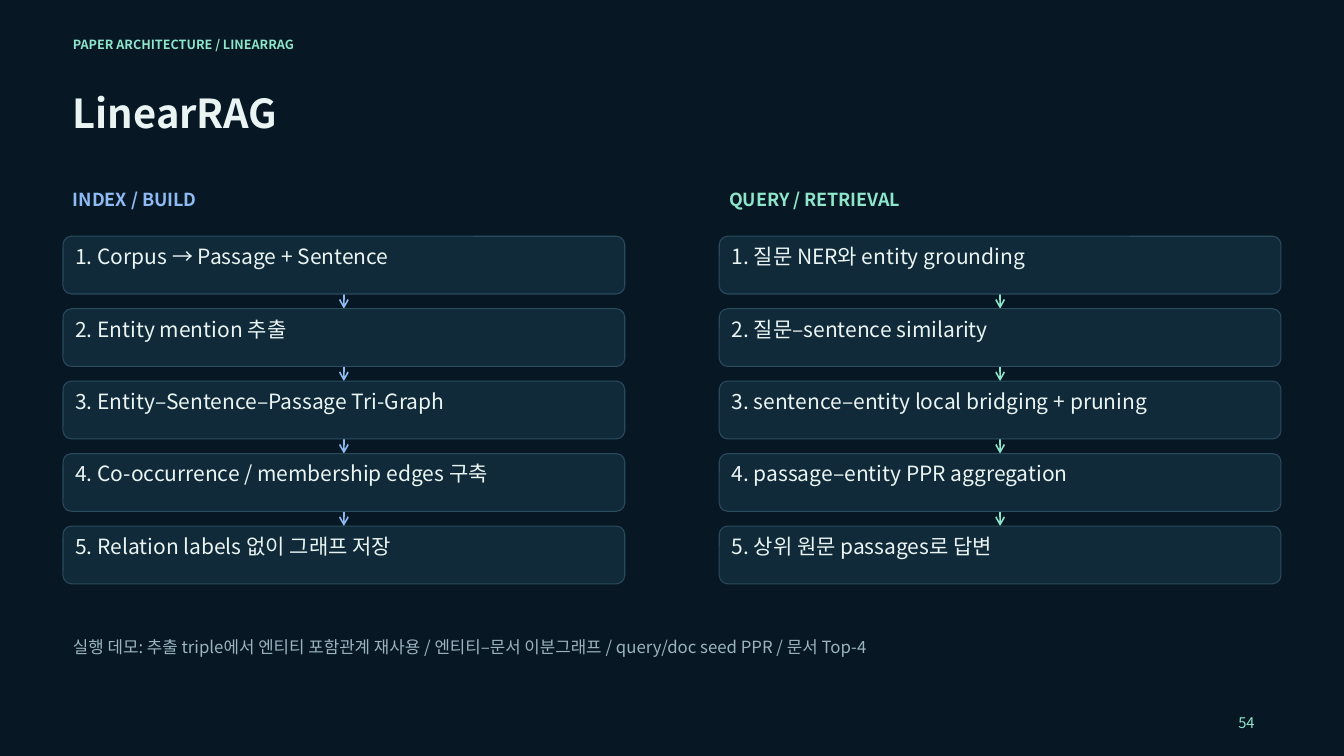
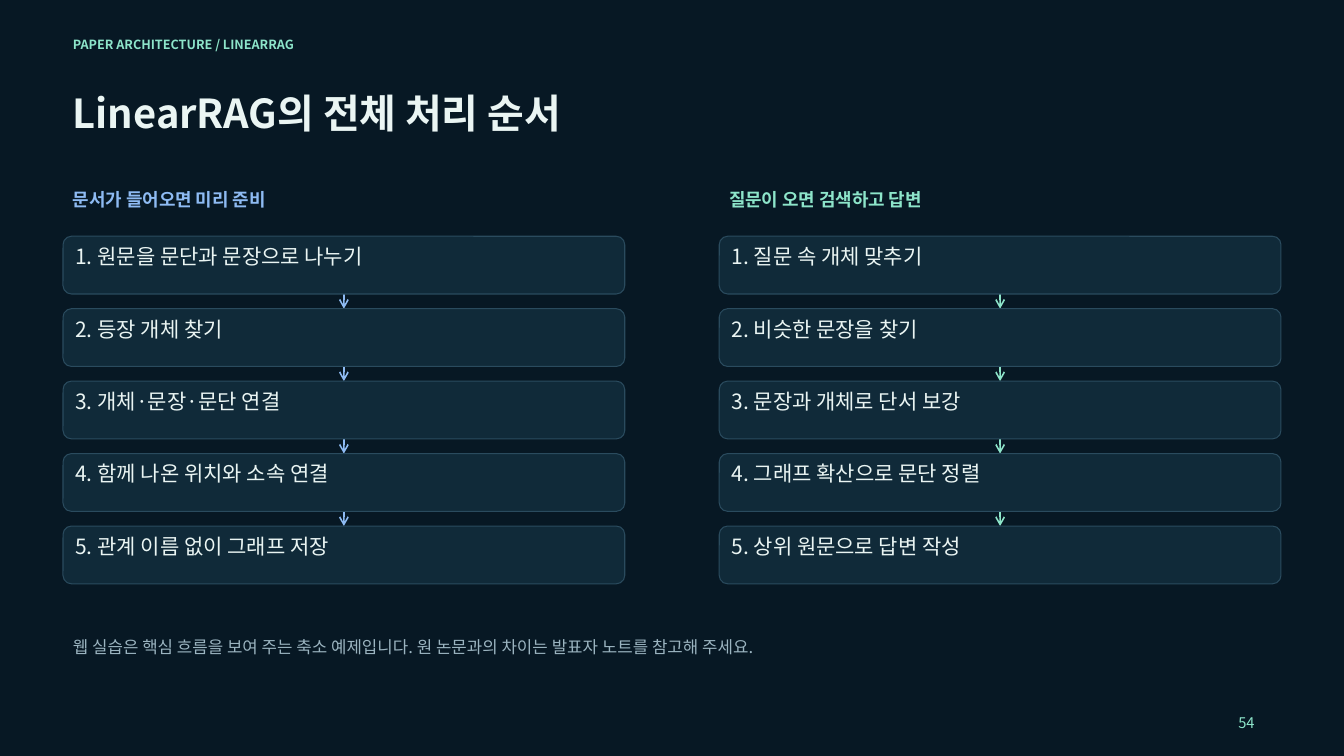
Before and after one commit to euiyulsong/graphrag-atlas, a slide deck: slide 54 of slides/GraphRAG_Atlas_Tech_Seminar.pptx. Drawn at 1344x756 pixels with LibreOffice and Linux fonts; fonts in the diff are those of the drawing. Boxes give left, top, right and bottom in pixels: in the first picture for what was removed or moved away, otherwise in the second. Text is boxed around its words. In the diff, an @@ line names an element or a change of style, - is before the commit and + after.

```diff
--- a/slides/GraphRAG_Atlas_Tech_Seminar.pptx
+++ b/slides/GraphRAG_Atlas_Tech_Seminar.pptx
@@ text at bbox=[73, 94, 561, 132]: text changed @@
-LinearRAG
+LinearRAG의 전체 처리 순서
@@ text at bbox=[73, 191, 266, 208]: text changed @@
-INDEX / BUILD
+문서가 들어오면 미리 준비
@@ text at bbox=[729, 191, 922, 208]: text changed @@
-QUERY / RETRIEVAL
+질문이 오면 검색하고 답변
@@ text in rounded rectangle at bbox=[75, 246, 363, 266]: text changed @@
-1. Corpus → Passage + Sentence
+1. 원문을 문단과 문장으로 나누기
@@ text in rounded rectangle at bbox=[732, 246, 922, 266]: text changed @@
-1. 질문 NER와 entity grounding
+1. 질문 속 개체 맞추기
@@ text in rounded rectangle at bbox=[75, 319, 223, 339]: text changed @@
-2. Entity mention 추출
+2. 등장 개체 찾기
@@ text in rounded rectangle at bbox=[732, 319, 918, 339]: text changed @@
-2. 질문–sentence similarity
+2. 비슷한 문장을 찾기
@@ text in rounded rectangle at bbox=[75, 391, 281, 411]: text changed @@
-3. Entity–Sentence–Passage Tri-Graph
+3. 개체·문장·문단 연결
@@ text in rounded rectangle at bbox=[732, 391, 961, 411]: text changed @@
-3. sentence–entity local bridging + pruning
+3. 문장과 개체로 단서 보강
@@ text in rounded rectangle at bbox=[75, 463, 329, 483]: text changed @@
-4. Co-occurrence / membership edges 구축
+4. 함께 나온 위치와 소속 연결
@@ text in rounded rectangle at bbox=[732, 463, 981, 483]: text changed @@
-4. passage–entity PPR aggregation
+4. 그래프 확산으로 문단 정렬
@@ text in rounded rectangle at bbox=[75, 536, 329, 556]: text changed @@
-5. Relation labels 없이 그래프 저장
+5. 관계 이름 없이 그래프 저장
@@ text in rounded rectangle at bbox=[732, 536, 961, 556]: text changed @@
-5. 상위 원문 passages로 답변
+5. 상위 원문으로 답변 작성
@@ text at bbox=[73, 639, 753, 655]: text changed @@
-실행 데모: 추출 triple에서 엔티티 포함관계 재사용 / 엔티티–문서 이분그래프 / query/doc seed PPR / 문서 Top-4
+웹 실습은 핵심 흐름을 보여 주는 축소 예제입니다. 원 논문과의 차이는 발표자 노트를 참고해 주세요.
```
Also in this commit, not shown: 40 other slides changed, 19 slides added, 19 slides removed, 5 other files.
